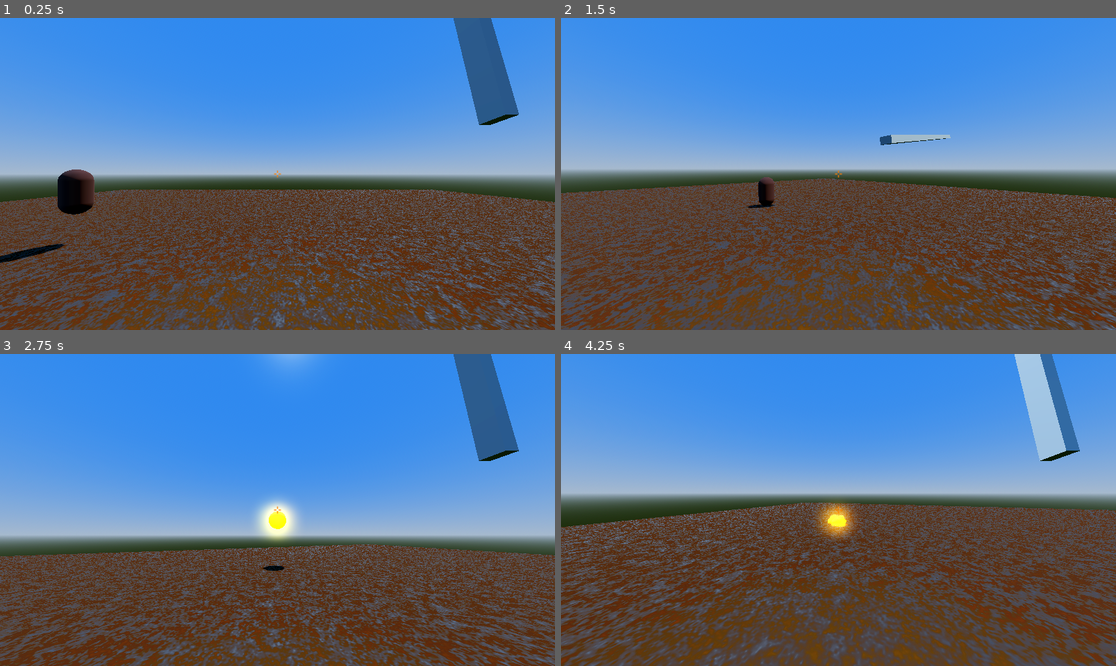
Above: before the commit, frames 1-4 (two rows, left to right).
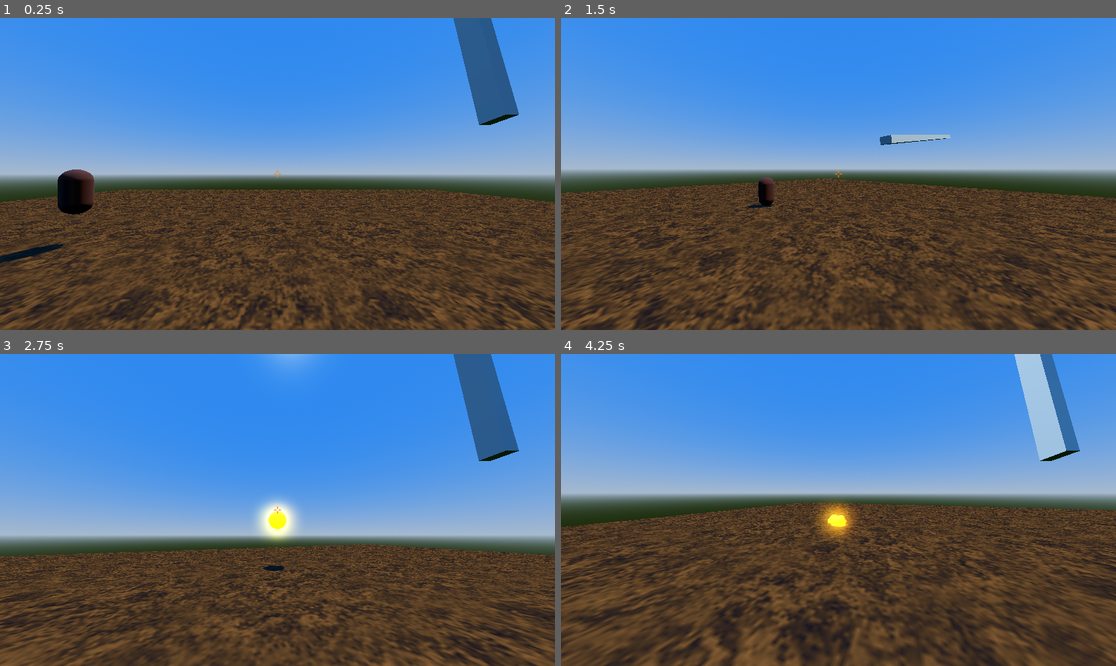
Above: after the commit, the same moments.

Repository: hottpants/midevilarena
Game: Godot game, scene res://Scenes/game_canvas.tscn
The game is run twice, just before and just after one commit, with the same random seed, the same clock (stepped at 60 frames per second) and the same inputs.
Inputs (mouse positions are in pixels of both pictures, inside the frame that each line leads up to):
- Up to frame 1 (0.25 s): no input
- Up to frame 2 (1.5 s): tap Enter (ui_accept) at 0.5 s; move the mouse to (866, 174) at 0.52 s; hold W (forward) from 0.53 s (still down); click (866, 174) at 0.6 s; tap Space (jump) at 0.77 s; move the mouse to (810, 174) at 1.27 s; right-click (810, 174) at 1.35 s
- Up to frame 3 (2.75 s): keep holding W (forward); tap Space (jump) at 1.52 s; move the mouse to (288, 503) at 2.02 s; click (288, 503) at 2.1 s
- Up to frame 4 (4.25 s): keep holding W (forward); move the mouse to (832, 516) at 2.77 s; right-click (832, 516) at 2.85 s; tap Space (jump) at 3.02, 3.77 s; move the mouse to (877, 513) at 3.52 s; click (877, 513) at 3.6 s

The runs differ from the first frame. In frame 1, 30% of the frame differs, in the area x 0-100%, y 55-100%; in frame 2, 30%; in frame 3, 24%; in frame 4, 32%, in the area x 0-100%, y 47-100%.

Commit message:
FIXED GROUND

Diff:
--- a/Resources/Shaders/grass.tres
+++ /dev/null
@@ -1,23 +0,0 @@
-[gd_resource type="Shader" format=3 uid="uid://bwaoc2kpoc8el"]
-
-[resource]
-code = "shader_type spatial;
-render_mode blend_mix, depth_draw_opaque, cull_disabled, diffuse_lambert, specular_schlick_ggx;
-
-uniform vec3 color : source_color;
-uniform vec3 color2 : source_color;
-uniform sampler2D noise;
-uniform float noiseScale = 20.0;
-
-varying vec3 worldPos;
-
-void vertex() {
-	worldPos = (MODEL_MATRIX * vec4(VERTEX, 1.0)).xyz;
-}
-
-void fragment() {
-	vec3 noiseLevel = texture(noise, worldPos.xz / noiseScale).rgb;
-	ALBEDO = mix(color, color2, UV.y);
-}
-
-"
--- a/Resources/Shaders/ground.tres
+++ b/Resources/Shaders/ground.tres
@@ -14,8 +14,8 @@
 domain_warp_fractal_type = 2
 
 [sub_resource type="NoiseTexture2D" id="NoiseTexture2D_o6oc3"]
-width = 2000
-height = 2000
+width = 100
+height = 100
 generate_mipmaps = false
 seamless = true
 seamless_blend_skirt = 0.547
@@ -24,8 +24,8 @@
 
 [sub_resource type="VisualShaderNodeTexture" id="VisualShaderNodeTexture_xqmcc"]
 output_port_for_preview = 0
+expanded_output_ports = [0]
 texture = SubResource("NoiseTexture2D_o6oc3")
-texture_type = 2
 
 [sub_resource type="VisualShaderNodeColorConstant" id="VisualShaderNodeColorConstant_c1n2m"]
 constant = Color(0.260043, 0.124824, 0.0294071, 1)
@@ -37,41 +37,51 @@
 [sub_resource type="VisualShaderNodeFloatConstant" id="VisualShaderNodeFloatConstant_txmin"]
 constant = 5.0
 
+[sub_resource type="VisualShaderNodeFloatConstant" id="VisualShaderNodeFloatConstant_c1n2m"]
+constant = 0.1
+
+[sub_resource type="VisualShaderNodeUVFunc" id="VisualShaderNodeUVFunc_txmin"]
+default_input_values = [1, Vector2(10, 10), 2, Vector2(0, 0)]
+function = 1
+
 [resource]
 code = "shader_type spatial;
-render_mode blend_mix, depth_draw_opaque, cull_back, diffuse_lambert, specular_schlick_ggx;
+render_mode blend_mix, depth_draw_opaque, cull_back, diffuse_lambert, specular_toon;
 
-uniform sampler2D tex_frg_2 : hint_normal;
+uniform sampler2D tex_frg_2;
 
 
 
 void fragment() {
-// Texture2D:2
-	vec4 n_out2p0 = texture(tex_frg_2, UV);
+// UVFunc:9
+	vec2 n_in9p1 = vec2(10.00000, 10.00000);
+	vec2 n_in9p2 = vec2(0.00000, 0.00000);
+	vec2 n_out9p0 = (UV - n_in9p2) * n_in9p1 + n_in9p2;
 
 
-// FloatConstant:5
-	float n_out5p0 = 5.000000;
-
-
-// FloatOp:4
-	float n_out4p0 = n_out2p0.x * n_out5p0;
+// Texture2D:2
+	vec4 n_out2p0 = texture(tex_frg_2, n_out9p0);
 
 
 // Output:0
 	ALBEDO = vec3(n_out2p0.xyz);
-	ROUGHNESS = n_out4p0;
 
 
 }
 "
-nodes/fragment/0/position = Vector2(780, 60)
+graph_offset = Vector2(-493.398, 35.4751)
+modes/specular = 1
+nodes/fragment/0/position = Vector2(800, 180)
 nodes/fragment/2/node = SubResource("VisualShaderNodeTexture_xqmcc")
 nodes/fragment/2/position = Vector2(-40, 260)
 nodes/fragment/3/node = SubResource("VisualShaderNodeColorConstant_c1n2m")
 nodes/fragment/3/position = Vector2(60, 120)
 nodes/fragment/4/node = SubResource("VisualShaderNodeFloatOp_c1n2m")
-nodes/fragment/4/position = Vector2(540, 300)
+nodes/fragment/4/position = Vector2(580, 480)
 nodes/fragment/5/node = SubResource("VisualShaderNodeFloatConstant_txmin")
-nodes/fragment/5/position = Vector2(360, 560)
-nodes/fragment/connections = PackedInt32Array(5, 0, 4, 1, 2, 0, 4, 0, 4, 0, 0, 3, 2, 0, 0, 0)
+nodes/fragment/5/position = Vector2(280, 540)
+nodes/fragment/8/node = SubResource("VisualShaderNodeFloatConstant_c1n2m")
+nodes/fragment/8/position = Vector2(-600, 620)
+nodes/fragment/9/node = SubResource("VisualShaderNodeUVFunc_txmin")
+nodes/fragment/9/position = Vector2(-400, 380)
+nodes/fragment/connections = PackedInt32Array(9, 0, 2, 0, 2, 0, 0, 0)
--- a/Scenes/game_canvas.tscn
+++ b/Scenes/game_canvas.tscn
@@ -90,9 +90,9 @@
 
 [node name="CSGBox3D" type="CSGBox3D" parent="World3D"]
 transform = Transform3D(1, 0, 0, 0, 1, 0, 0, 0, 1, 0, -3.02407, 0)
-material_override = SubResource("ShaderMaterial_yu30h")
 use_collision = true
 size = Vector3(60, 1, 60)
+material = SubResource("ShaderMaterial_deuvg")
 
 [connection signal="pressed" from="HUD/Menu/VBoxContainer/VBoxContainer/Resume" to="World3D" method="_on_resume_pressed"]
 [connection signal="pressed" from="HUD/Menu/VBoxContainer/VBoxContainer/Exit" to="World3D" method="_on_exit_pressed"]
Not shown: 1 places in Resources/Shaders/ground.tres that only renumber resources
Not shown: 1 places in Scenes/game_canvas.tscn that only renumber resources
